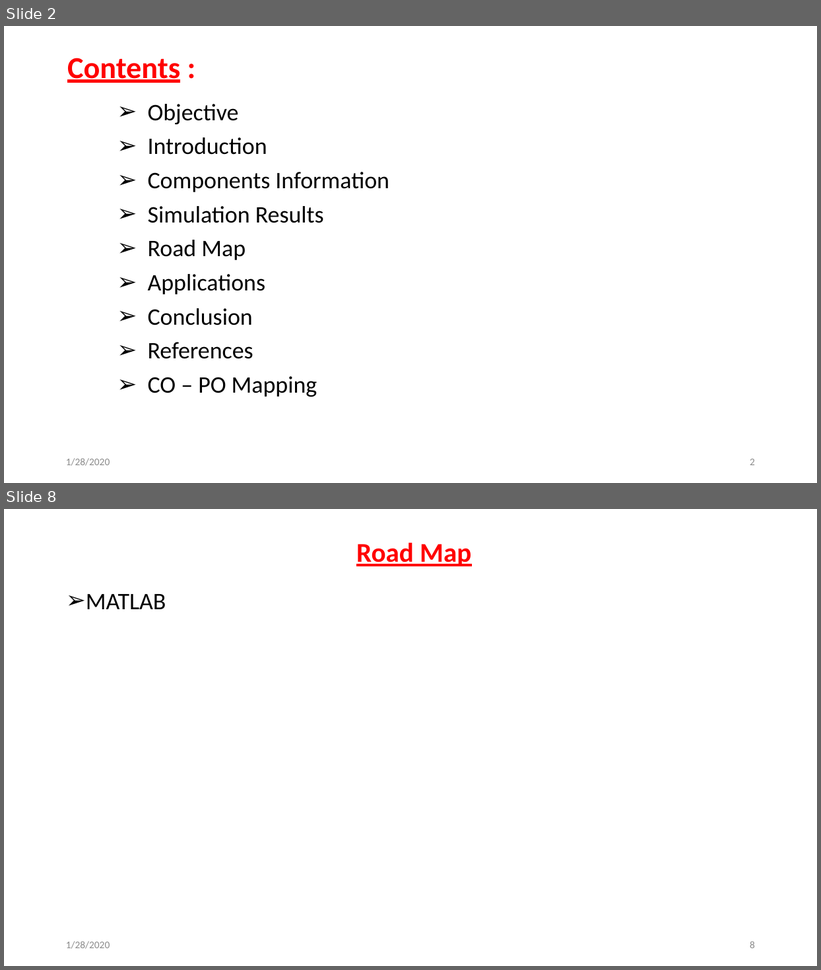
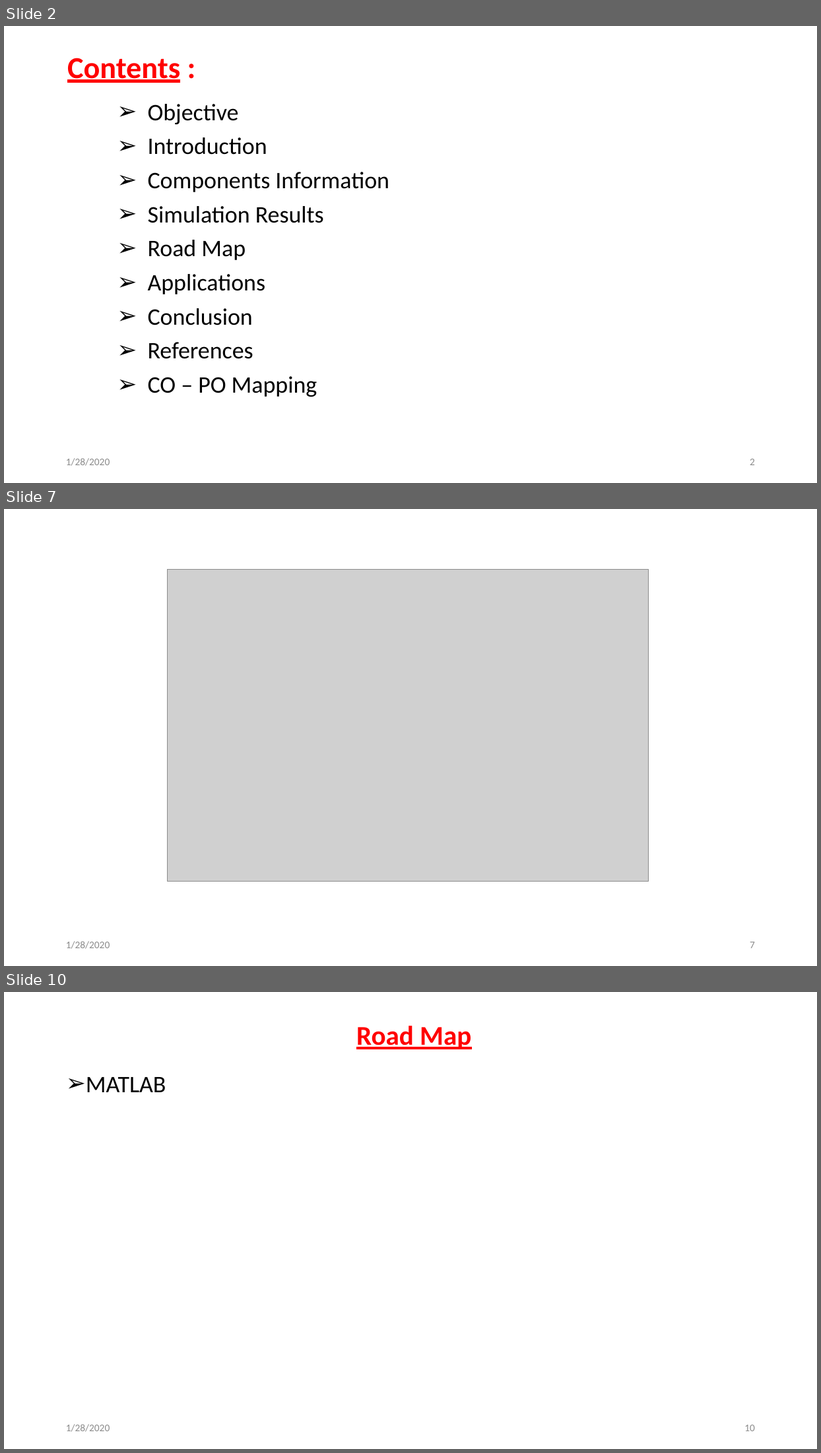
Before and after one commit to svec-final-year-project-eee/Project, a slide deck: Reviews/second review/Second Oral Presentation.pptx. Shown one above the other, each under a label of ours: slides 2 and 8 before the commit, slides 2, 7 and 10 after it; the slides between them are not shown. The pictures are 821x970 and 821x1453 pixels, drawn with LibreOffice and Linux fonts; fonts in the diff are those of the drawing; grey boxes stand for pictures. Boxes give left, top, right and bottom in pixels: in the first picture for what was removed or moved away, otherwise in the second. Text is boxed around its words. In the diff, an @@ line names an element or a change of style, - is before the commit and + after.

```diff
--- a/Reviews/second review/Second Oral Presentation.pptx
+++ b/Reviews/second review/Second Oral Presentation.pptx
@@ slide 7 added at (4, 509, 817, 966), background #FFFFFF @@
@@ picture added at (167, 569, 648, 882) @@
@@ text added at (66, 941, 110, 949), 12 pt, text #8C8C8C @@
+1/28/2020
@@ page number added at (750, 942, 755, 949), 12 pt, text #8C8C8C @@
+7
@@ what was slide 8 is now slide 10 @@
@@ page number at (745, 1425, 755, 1432): text changed @@
-8
+10
```
Also in this commit, not shown: 6 slides changed, 1 other slide added.
